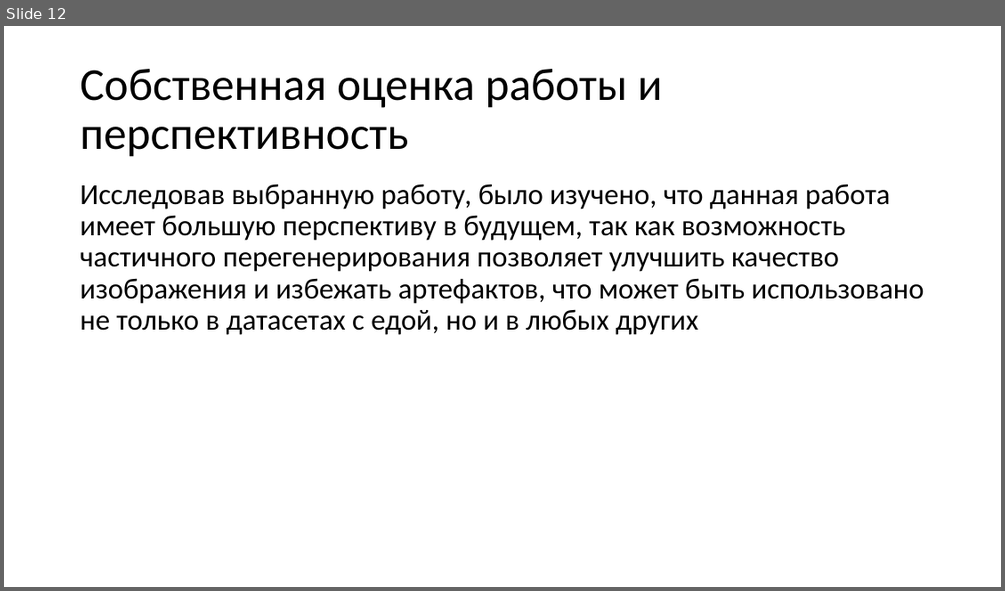
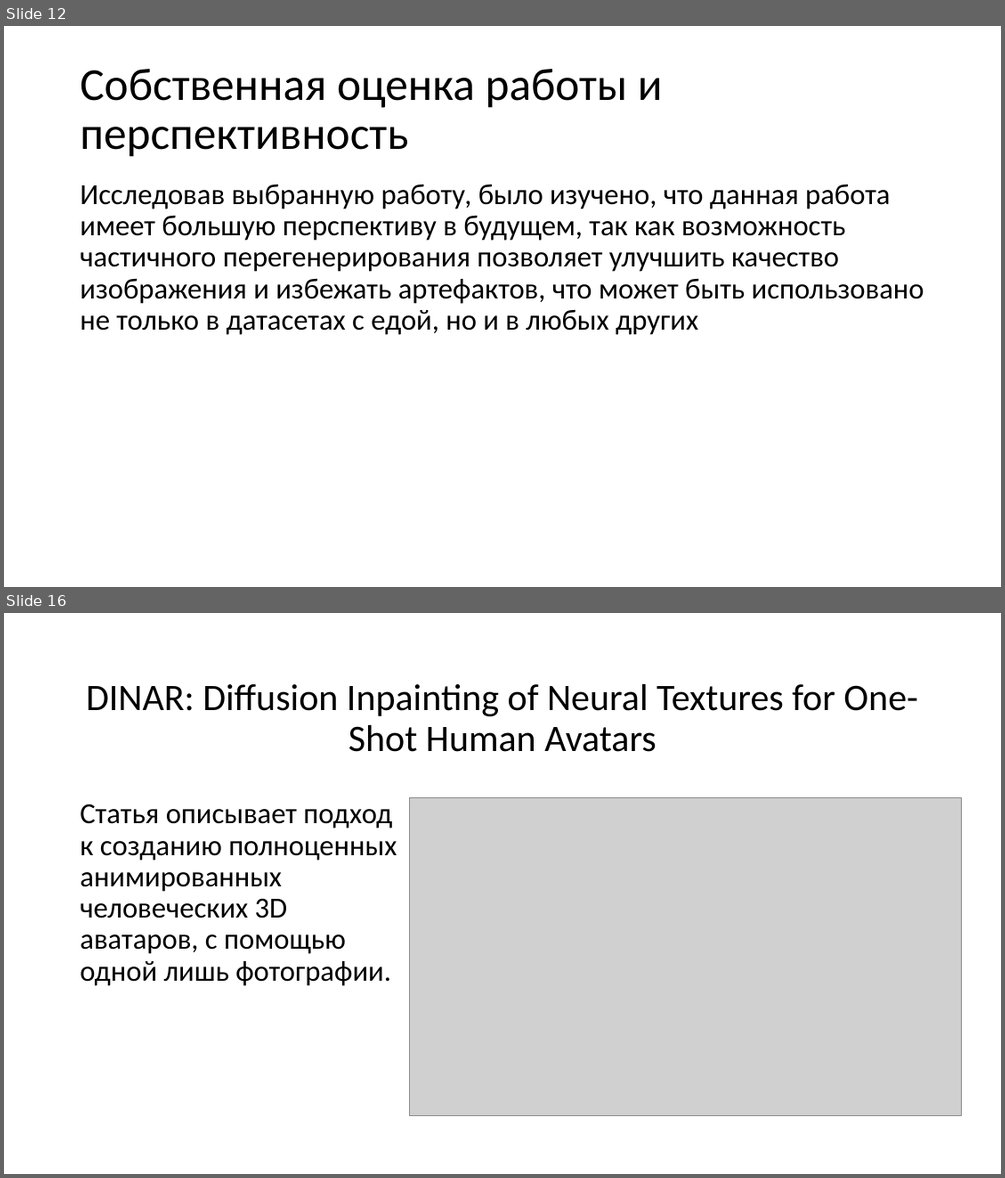
Before and after one commit to katanayka/katanayka, a slide deck: Sozdanie_uslovnogo_obraza_sinteticheskoy_pischi.pptm. Shown one above the other, each under a label of ours: slide 12 before the commit, slides 12 and 16 after it; the slides between them are not shown. The pictures are 1005x591 and 1005x1178 pixels, drawn with LibreOffice and Linux fonts; fonts in the diff are those of the drawing; grey boxes stand for pictures. Boxes give left, top, right and bottom in pixels: in the first picture for what was removed or moved away, otherwise in the second. Text is boxed around its words. In the diff, an @@ line names an element or a change of style, - is before the commit and + after.

```diff
--- a/Sozdanie_uslovnogo_obraza_sinteticheskoy_pischi.pptm
+++ b/Sozdanie_uslovnogo_obraza_sinteticheskoy_pischi.pptm
@@ slide 16 added at [4,613,1001,1174], background #FFFFFF @@
@@ title added at [86,684,918,752], 36 pt, text #000000 @@
+DINAR: Diffusion Inpainting of Neural Textures for One-Shot Human Avatars
@@ picture added at [409,798,961,1116] @@
@@ text added at [80,803,396,986], 28 pt, text #000000 @@
+Статья описывает подход к созданию полноценных анимированных человеческих 3D аватаров, с помощью одной лишь фотографии.
```
Also in this commit, not shown: 8 other slides added.
